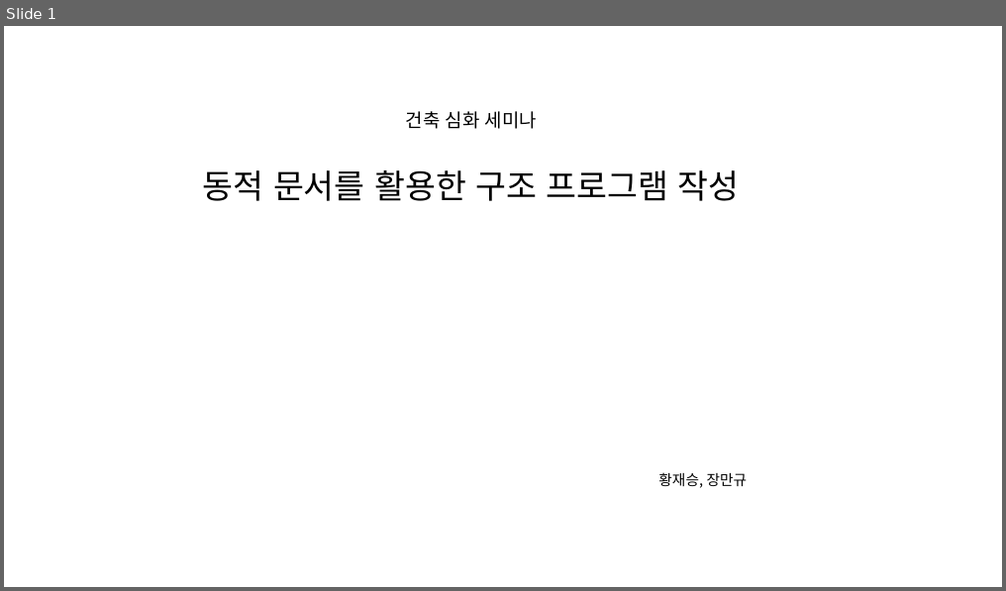
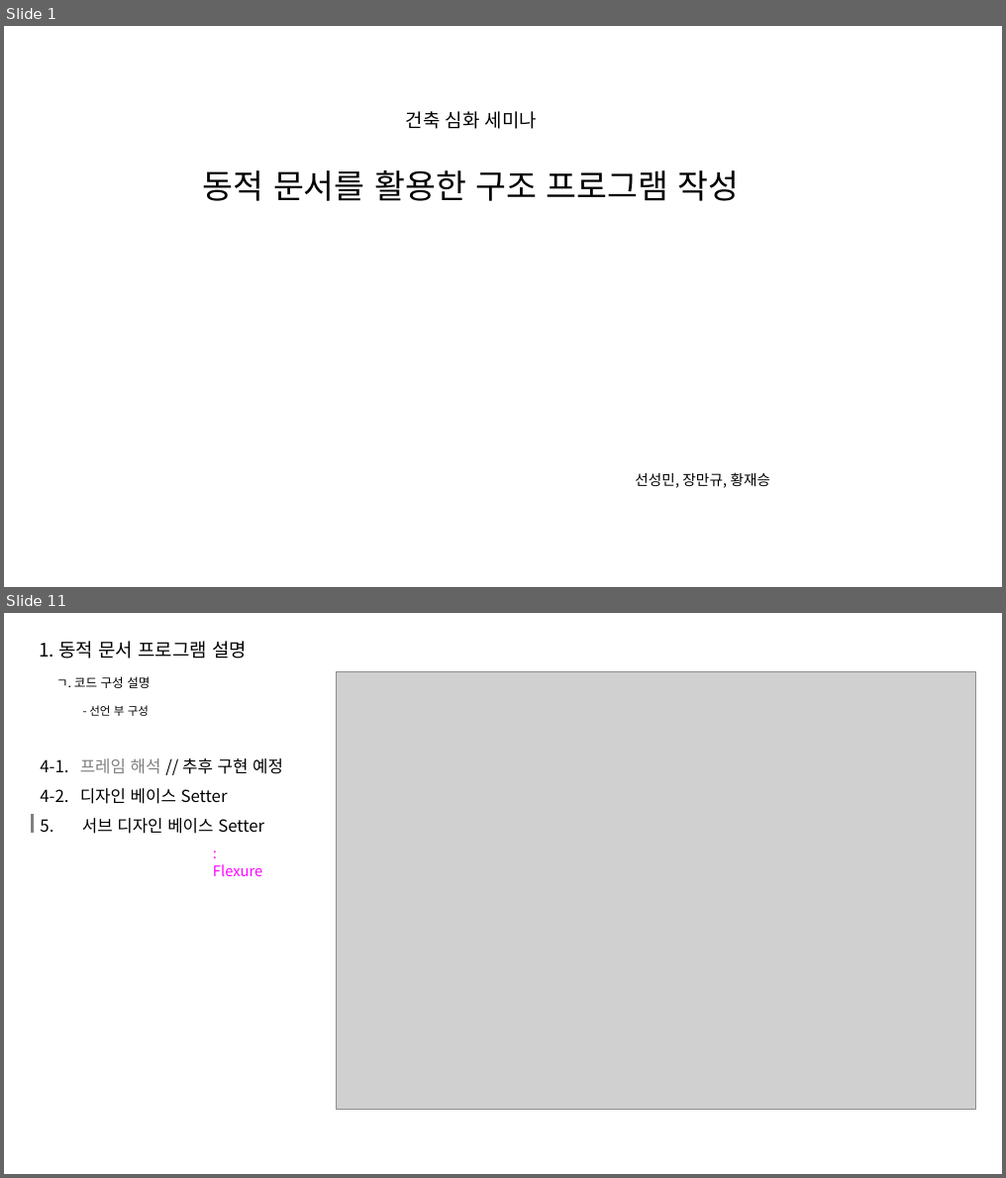
Before and after one commit to hnanmal/mkcljpt_volume, a slide deck: documentum/건축심화세미나(2022)/최종발표/4. 동적문서를 활용한 구조프로그램 작성 - 장만규 매니저, 황재승 매니저/동적문서를 활용한 구조프로그램 작성_발표용.pptx. Shown one above the other, each under a label of ours: slide 1 before the commit, slides 1 and 11 after it; the slides between them are not shown. The pictures are 1006x591 and 1006x1178 pixels, drawn with LibreOffice and Linux fonts; fonts in the diff are those of the drawing; grey boxes stand for pictures. Boxes give left, top, right and bottom in pixels: in the first picture for what was removed or moved away, otherwise in the second. Text is boxed around its words. In the diff, an @@ line names an element or a change of style, - is before the commit and + after.

```diff
--- a/documentum/건축심화세미나(2022)/최종발표/4. 동적문서를 활용한 구조프로그램 작성 - 장만규 매니저, 황재승 매니저/동적문서를 활용한 구조프로그램 작성_발표용.pptx
+++ b/documentum/건축심화세미나(2022)/최종발표/4. 동적문서를 활용한 구조프로그램 작성 - 장만규 매니저, 황재승 매니저/동적문서를 활용한 구조프로그램 작성_발표용.pptx
@@ slide 11 added at (x1=4, y1=613, x2=1002, y2=1174), background #FFFFFF @@
@@ text added at (x1=39, y1=641, x2=247, y2=659), 18 pt, text #000000 @@
+1. 동적 문서 프로그램 설명
@@ picture added at (x1=337, y1=671, x2=976, y2=1109) @@
@@ text added at (x1=56, y1=676, x2=150, y2=688), 12 pt, text #000000 @@
+ㄱ. 코드 구성 설명
@@ text added at (x1=89, y1=705, x2=149, y2=716), 11 pt, text #000000 @@
+- 선언 부 구성
@@ text added at (x1=40, y1=759, x2=283, y2=834), 16 pt, text #000000 @@
+4-1. 프레임 해석 // 추후 구현 예정
+4-2. 디자인 베이스 Setter
+5. 서브 디자인 베이스 Setter
@@ line added from (33, 814) to (33, 833), #808080 2.75 pt @@
@@ text added at (x1=213, y1=864, x2=262, y2=876), 14 pt, text #FF00FF @@
+: Flexure
@@ slide 1 changed as well @@
@@ text at (x1=635, y1=472, x2=771, y2=488): text changed @@
-황재승, 장만규
+선성민, 장만규, 황재승
```
Also in this commit, not shown: 1 other slide changed, 30 other slides added, 5 slides removed, 2 other files.
